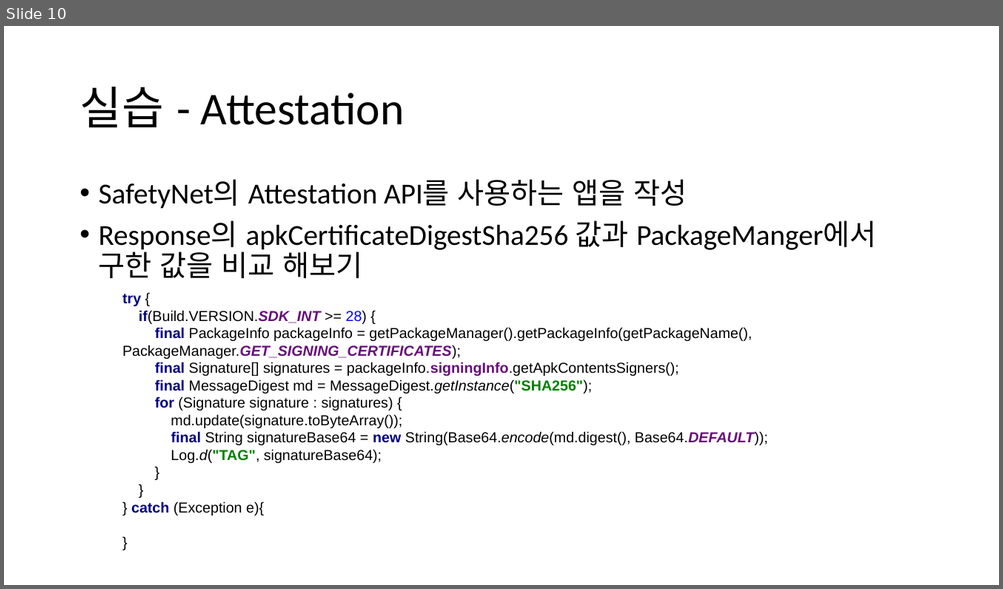
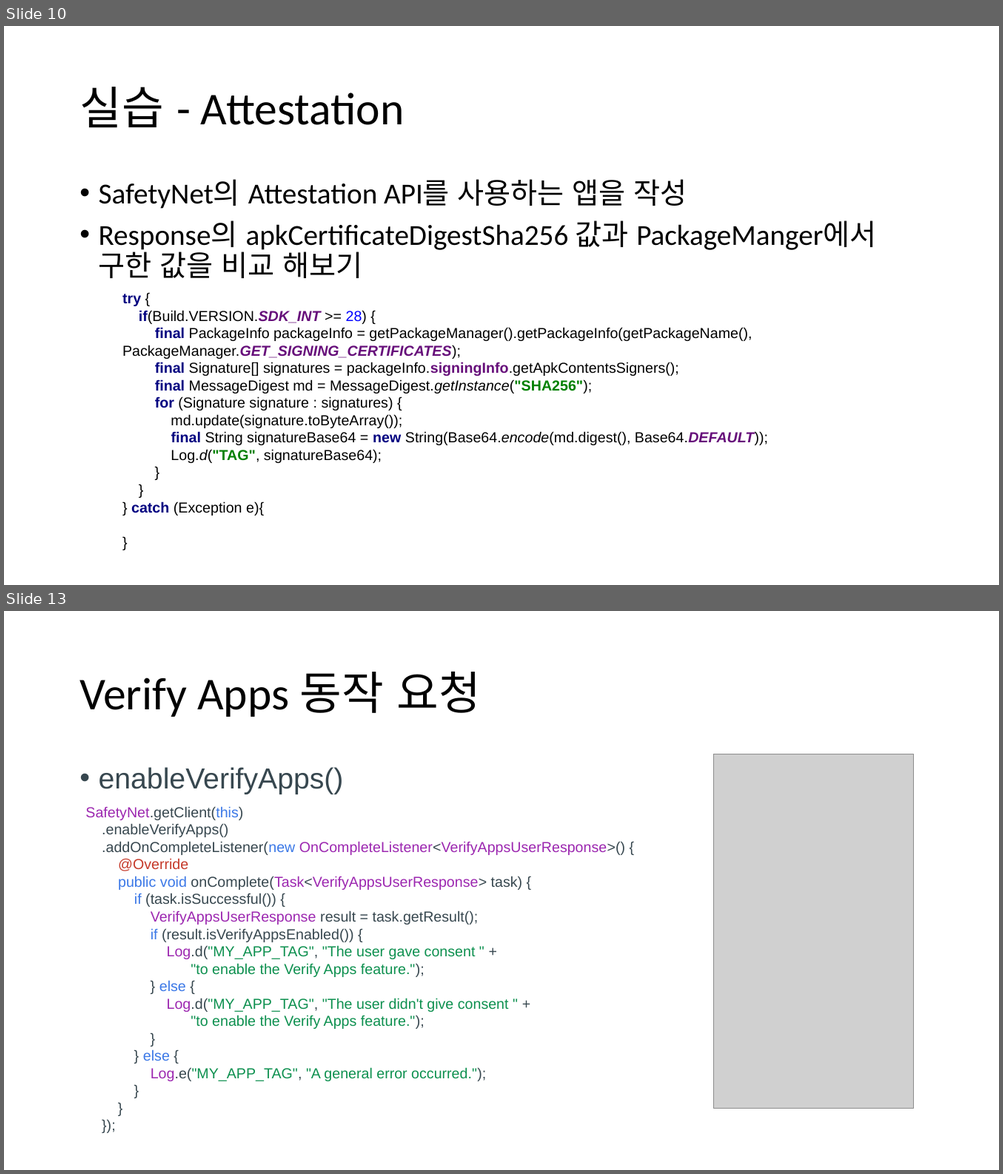
Before and after one commit to jyheo/jyheo.github.io, a slide deck: androidsec/안드로이드 SafetyNet.pptx. Shown one above the other, each under a label of ours: slide 10 before the commit, slides 10 and 13 after it; the slides between them are not shown. The pictures are 1003x589 and 1003x1174 pixels, drawn with LibreOffice and Linux fonts; fonts in the diff are those of the drawing; grey boxes stand for pictures. Boxes give left, top, right and bottom in pixels: in the first picture for what was removed or moved away, otherwise in the second. Text is boxed around its words. In the diff, an @@ line names an element or a change of style, - is before the commit and + after.

```diff
--- a/androidsec/안드로이드 SafetyNet.pptx
+++ b/androidsec/안드로이드 SafetyNet.pptx
@@ slide 13 added at bbox=[4, 611, 999, 1170], background #FFFFFF @@
@@ title added at bbox=[79, 671, 480, 717], 44 pt, text #000000 @@
+Verify Apps 동작 요청
@@ picture added at bbox=[714, 755, 913, 1110] @@
@@ text added at bbox=[99, 767, 344, 795], 28 pt, text #37474F @@
+• enableVerifyApps()
@@ text added at bbox=[85, 806, 625, 1082], 14 pt, text #37474F @@
+SafetyNet.getClient(this)
+.enableVerifyApps()
+.addOnCompleteListener(new OnCompleteListener<VerifyAppsUserResponse>() {
+@Override
+public void onComplete(Task<VerifyAppsUserResponse> task) {
+if (task.isSuccessful()) {
+VerifyAppsUserResponse result = task.getResult();
+if (result.isVerifyAppsEnabled()) {
+Log.d("MY_APP_TAG", "The user gave consent " +
+"to enable the Verify Apps feature.");
+} else {
+Log.d("MY_APP_TAG", "The user didn't give consent " +
+"to enable the Verify Apps feature.");
+}
+} else {
+Log.e("MY_APP_TAG", "A general error occurred.");
+}
+}
+});
```
Also in this commit, not shown: 4 other slides added, 6 other files.
